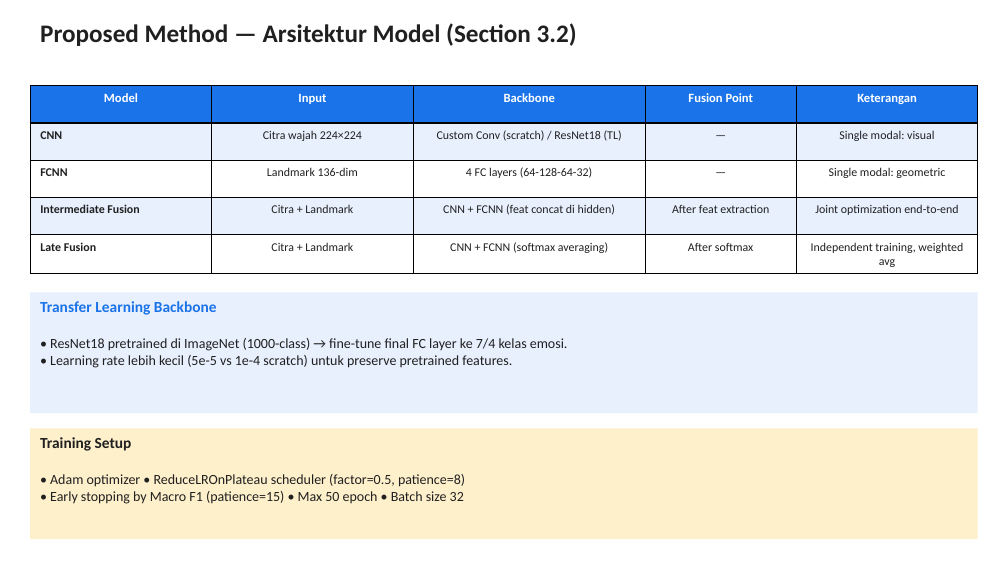
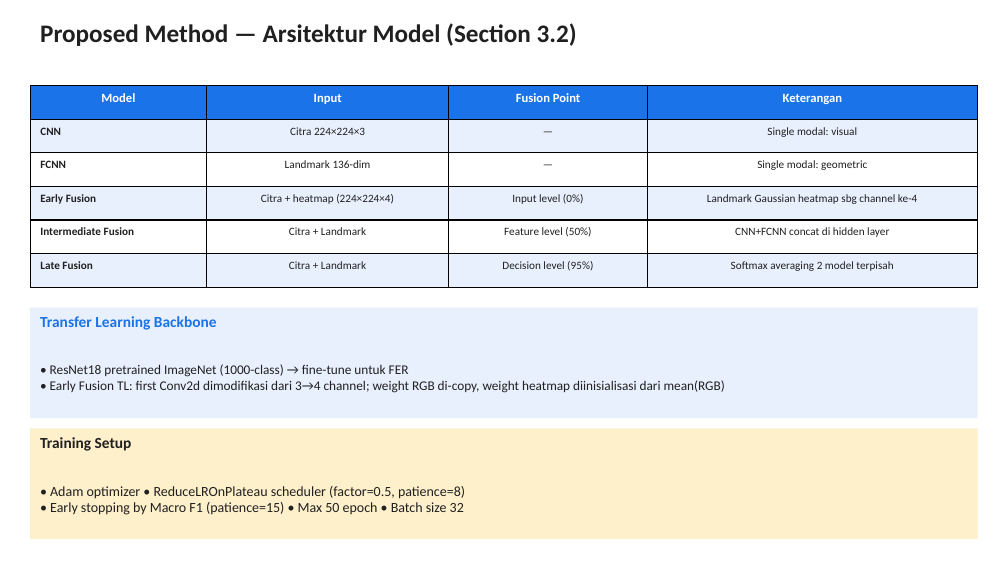
Before and after one commit to taufikhdyt01/MultimodalEmoLearn, a slide deck: slide 8 of docs/PPT JITeCS.pptx. Drawn at 1008x567 pixels with LibreOffice and Linux fonts; fonts in the diff are those of the drawing. Boxes give left, top, right and bottom in pixels: in the first picture for what was removed or moved away, otherwise in the second. Text is boxed around its words. In the diff, an @@ line names an element or a change of style, - is before the commit and + after.

```diff
--- a/docs/PPT JITeCS.pptx
+++ b/docs/PPT JITeCS.pptx
@@ table at [30,86,978,287] @@
-Model | Input | Backbone | Fusion Point | Keterangan
-CNN | Citra wajah 224×224 | Custom Conv (scratch) / ResNet18 (TL) | — | Single modal: visual
-FCNN | Landmark 136-dim | 4 FC layers (64-128-64-32) | — | Single modal: geometric
-Intermediate Fusion | Citra + Landmark | CNN + FCNN (feat concat di hidden) | After feat extraction | Joint optimization end-to-end
-Late Fusion | Citra + Landmark | CNN + FCNN (softmax averaging) | After softmax | Independent training, weighted avg
+Model | Input | Fusion Point | Keterangan
+CNN | Citra 224×224×3 | — | Single modal: visual
+FCNN | Landmark 136-dim | — | Single modal: geometric
+Early Fusion | Citra + heatmap (224×224×4) | Input level (0%) | Landmark Gaussian heatmap sbg channel ke-4
+Intermediate Fusion | Citra + Landmark | Feature level (50%) | CNN+FCNN concat di hidden layer
+Late Fusion | Citra + Landmark | Decision level (95%) | Softmax averaging 2 model terpisah
@@ rectangle "Transfer Learning Backbone": place and size @@
-rectangle "Transfer Learning Backbone" at [30,292,978,413]
+rectangle "Transfer Learning Backbone" at [30,307,978,418]
@@ text in rectangle at [50,364,725,393]: text changed; size 10 to 9.5 pt @@
-• ResNet18 pretrained di ImageNet (1000-class) → fine-tune final FC layer ke 7/4 kelas emosi.
-• Learning rate lebih kecil (5e-5 vs 1e-4 scratch) untuk preserve pretrained features.
+• ResNet18 pretrained ImageNet (1000-class) → fine-tune untuk FER
+• Early Fusion TL: first Conv2d dimodifikasi dari 3→4 channel; weight RGB di-copy, weight heatmap diinisialisasi dari mean(RGB)
```
Also in this commit, not shown: 8 other slides changed, 11 other files.
